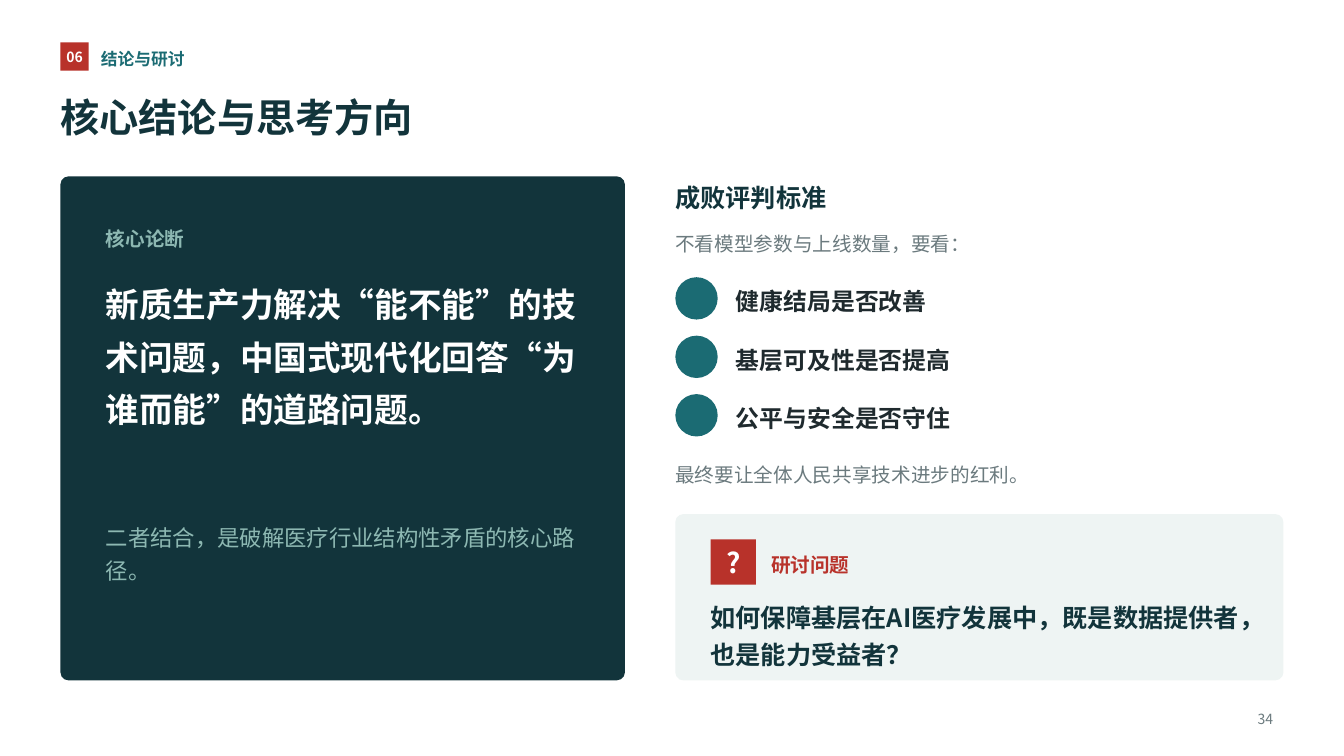
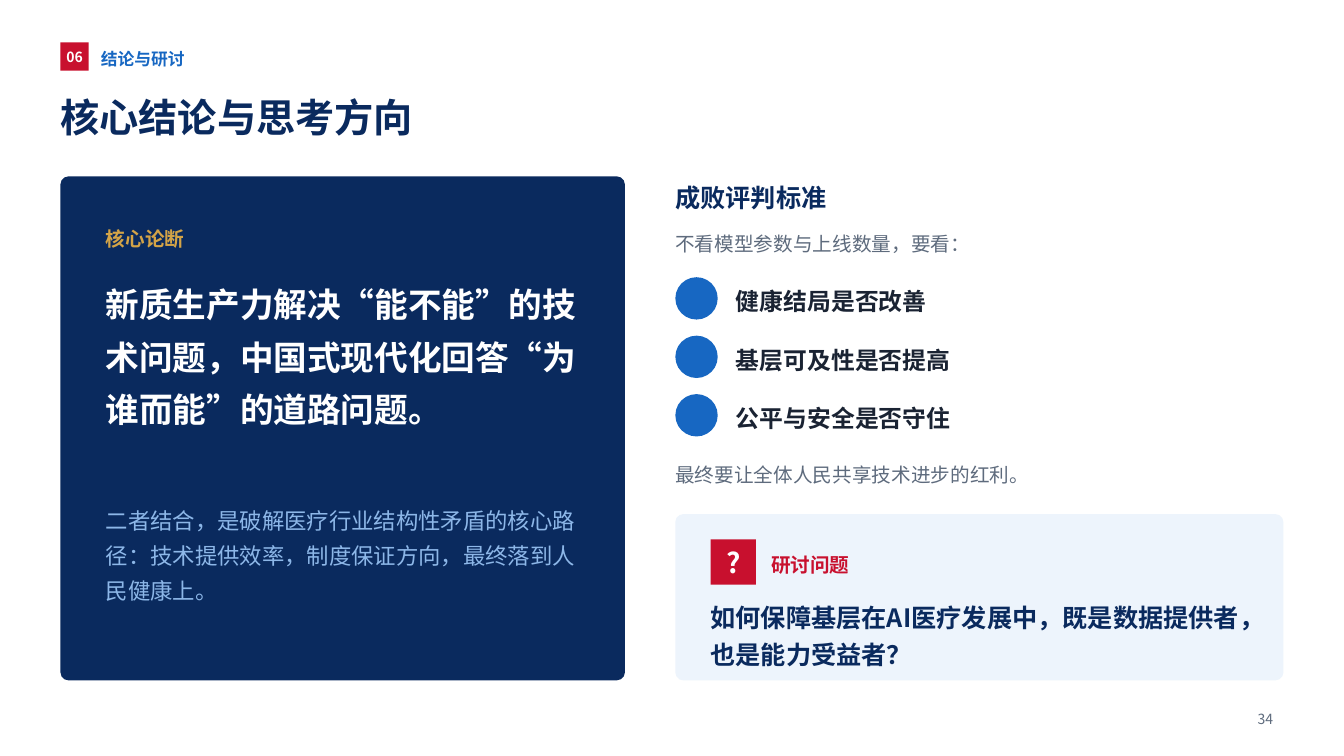
Before and after one commit to query11/test, a slide deck: slide 34 of AI新质生产力赋能中国式医疗现代化_优化版.pptx. Drawn at 1344x756 pixels with LibreOffice and Linux fonts; fonts in the diff are those of the drawing; background and template pictures are left out. Boxes give left, top, right and bottom in pixels: in the first picture for what was removed or moved away, otherwise in the second. Text is boxed around its words. In the diff, an @@ line names an element or a change of style, - is before the commit and + after.

```diff
--- a/AI新质生产力赋能中国式医疗现代化_优化版.pptx
+++ b/AI新质生产力赋能中国式医疗现代化_优化版.pptx
@@ rectangle "06" at (60, 42, 89, 71): fill #B8322A to #C8102E @@
@@ text "结论与研讨" at (101, 50, 185, 67): text colour #1B6B73 to #1767C2 @@
@@ rounded rectangle at (60, 176, 625, 681): fill #12343B to #0A2A5E @@
@@ text "核心论断" at (106, 229, 185, 248): text colour #8DB8B2 to #D4A447 @@
@@ fill #1B6B73 to #1767C2 in 3 elements at (676, 277, 718, 320), (676, 336, 718, 378), (676, 394, 718, 437) @@
@@ text at (106, 510, 575, 601): text changed; text colour #8DB8B2 to #8DB7E8 @@
-二者结合，是破解医疗行业结构性矛盾的核心路径。
+二者结合，是破解医疗行业结构性矛盾的核心路径：技术提供效率，制度保证方向，最终落到人民健康上。
@@ rounded rectangle at (676, 514, 1284, 681): fill #EEF4F3 to #EDF4FC @@
@@ rectangle "?" at (711, 539, 756, 585): fill #B8322A to #C8102E @@
@@ text "研讨问题" at (771, 555, 849, 574): text colour #B8322A to #C8102E @@
@@ text colour #12343B to #0A2A5E in 3 elements at (60, 98, 412, 136), (675, 185, 826, 210), (711, 605, 1265, 667) @@
@@ text colour #6B7A7E to #5E6B7D in 3 elements at (675, 234, 970, 253), (675, 465, 1029, 484), (1258, 713, 1274, 724) @@
```
Also in this commit, not shown: 34 other slides changed, 2 slides added, 1 slide removed.
